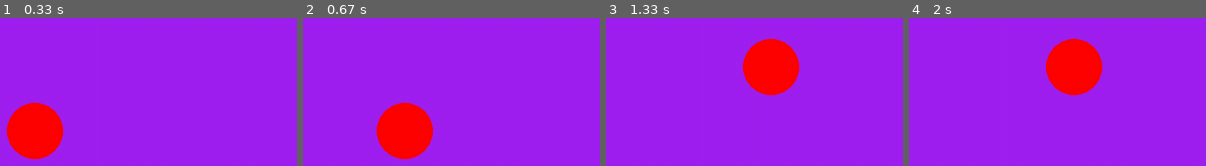
Above: before the commit, frames 1-4 (left to right).
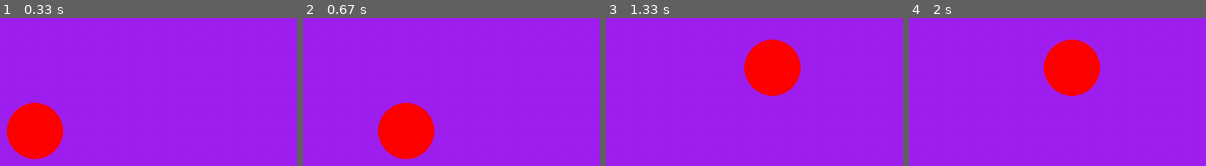
Above: after the commit, the same moments.

Repository: deepanshgp/pygame
Game: pygame game, started from setup.py
Same seed, same stepped clock (60 frames per second), same inputs: the game is played once before the commit and once after it.
Inputs:
- Up to frame 1 (0.33 s): no input
- Up to frame 2 (0.67 s): hold D from 0.33 s (still down)
- Up to frame 3 (1.33 s): release D at 0.8 s; hold W 0.83-1.13 s; hold D from 1.17 s (still down)
- Up to frame 4 (2 s): release D at 1.63 s; hold A from 1.67 s (still down)

Frame 1 is identical in both runs. In frame 2, 0.6% of the frame differs, in the area x 24-45%, y 56-96%; in frame 3, 0.7%; in frame 4, 0.9%, in the area x 45-66%, y 14-53%.

Commit message:
Update setup.py

Diff:
--- a/setup.py
+++ b/setup.py
@@ -38,6 +38,6 @@
     # limits FPS to 60
     # dt is delta time in seconds since last frame, used for framerate-
     # independent physics.
-    dt = clock.tick(60) / 1000
+    dt = clock.tick(144) / 1000
 
 pygame.quit()
